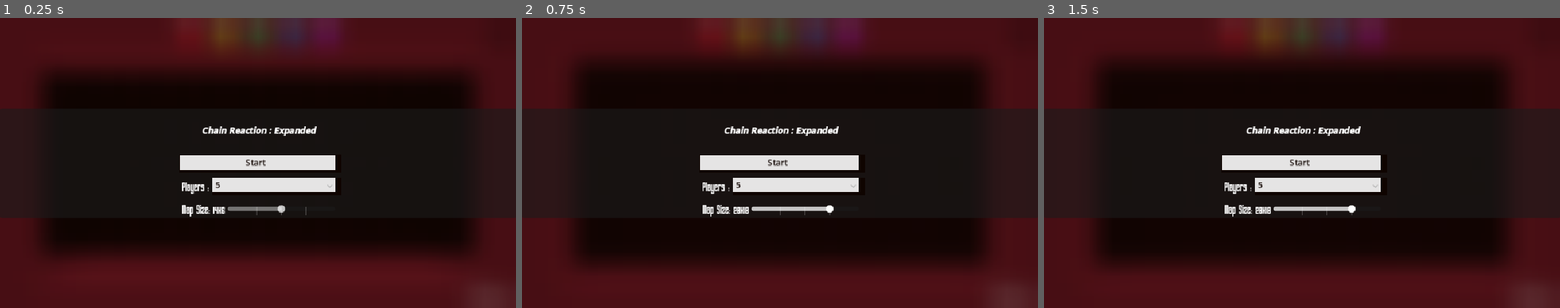
Above: before the commit, frames 1-3 (left to right).
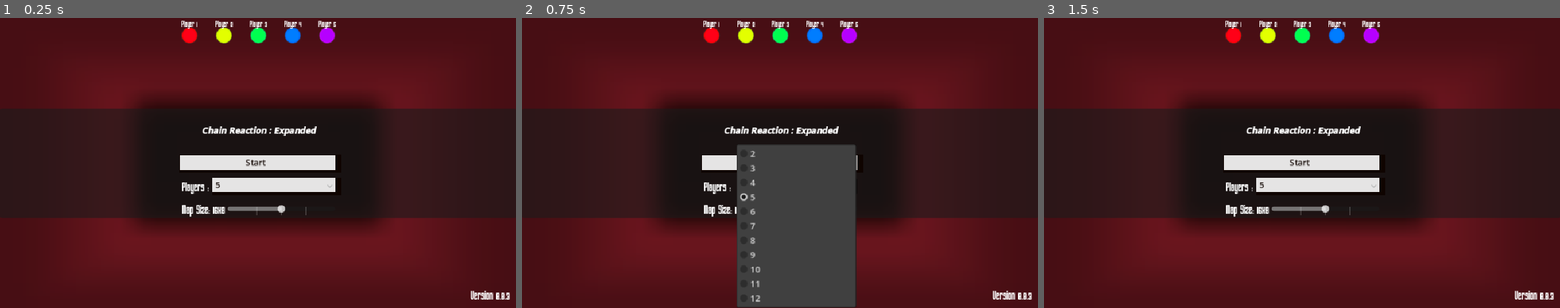
Above: after the commit, the same moments.

Repository: Meansofa/GodotPresets
Game: Godot game, scene res://main.tscn
The game is run twice, just before and just after one commit, with the same random seed, the same clock (stepped at 60 frames per second) and the same inputs. The engine's default icon, where the game draws it, is replaced by a stand-in: a white triangle on a blue panel in a dark square. Sound files missing from this copy of the repository are replaced by a short silence.
Inputs (mouse positions are in pixels of both pictures, inside the frame that each line leads up to; where the layout moved, square brackets give the same spot in the first picture):
- Up to frame 1 (0.25 s): no input
- Up to frame 2 (0.75 s): click (805, 186) [826, 209] at 0.5 s
- Up to frame 3 (1.5 s): click (1105, 70) at 1.27 s

The runs differ from the first frame. In frame 1, 39% of the frame differs, in the area x 7-99%, y 0-100%; in frame 2, 50%, in the area x 9-99%, y 0-100%; in frame 3, 42%.

Commit message:
Bigger Grid!, and on Mainmenu the camera is zoomed out

Diff:
--- a/Scripts/Map.gd
+++ b/Scripts/Map.gd
@@ -133,20 +133,20 @@
 	var additional_rows : int
 	match value:
 		0:
-			additional_columns = 4
-			additional_rows = 2
+			additional_columns = 5
+			additional_rows = 3
 		20:
-			additional_columns = 5
-			additional_rows = 2
+			additional_columns = 6
+			additional_rows = 3
 		40:
-			additional_columns = 7
-			additional_rows = 3
+			additional_columns = 8
+			additional_rows = 4
 		60:
-			additional_columns = 10
-			additional_rows = 5
+			additional_columns = 12
+			additional_rows = 7
 		80:
-			additional_columns = 22
-			additional_rows = 11
+			additional_columns = 24
+			additional_rows = 14
 
 	_generate_grid(additional_columns, additional_rows)
 
--- a/Scripts/zoom_camera.gd
+++ b/Scripts/zoom_camera.gd
@@ -1,5 +1,7 @@
 extends Camera2D
 
+#Check Main MEnu since when on main menu the camera is zoomed out
+var main_menu_zoom : float = 0.5
 
 # Called when the node enters the scene tree for the first time.
 func _ready() -> void:
@@ -12,6 +14,14 @@
 
 
 func _on_h_slider_value_changed(value: float) -> void:
-	zoom.x = 1.0 - value * 0.01
-	zoom.y = 1.0 - value * 0.01
+	zoom.x = (1.0 - value * 0.01)
+	zoom.y = (1.0 - value * 0.01)
+
+	zoom = zoom * main_menu_zoom
 	print(self.name, ">camera zoom: ", zoom)
+
+
+func _on_main_menu_visibility_changed() -> void:
+	if !%MainMenu.visible: #once the main menu is not visible return to natural zoom
+		zoom = zoom * 2
+		print(self.name, ">camera zoom: ", zoom)
--- a/main.tscn
+++ b/main.tscn
@@ -19,6 +19,31 @@
 tile_size = Vector2i(96, 96)
 sources/0 = SubResource("TileSetScenesCollectionSource_qb3a6")
 
+[sub_resource type="GDScript" id="GDScript_u0i5i"]
+resource_name = "LOD"
+script/source = "extends TextureRect
+
+
+# Called when the node enters the scene tree for the first time.
+func _ready() -> void:
+	pass # Replace with function body.
+
+
+# Called every frame. 'delta' is the elapsed time since the previous frame.
+func _process(delta: float) -> void:
+	pass
+
+
+func _on_title_screen_visibility_changed() -> void:
+	self.visible = %MainMenu.visible
+
+func _on_winner_panel_visibility_changed() -> void:
+	self.visible = %WinnerPanel.visible
+
+func _on_change_map_visibility_changed() -> void:
+	self.visible = %ChangeMap.visible
+"
+
 [sub_resource type="GDScript" id="GDScript_ukba4"]
 script/source = "@tool
 extends Control
@@ -38,6 +63,12 @@
 			size = Vector2(height, width)
 		else:
 			size = Vector2(width, height)
+
+func _ready() -> void:
+	GameState.connect(\"restart\", _restart)
+
+func _restart():
+	self.visible = true
 "
 
 [sub_resource type="GDScript" id="GDScript_gh0i5"]
@@ -156,37 +187,6 @@
 "speed": 5.0
 }]
 
-[sub_resource type="GDScript" id="GDScript_fgwkh"]
-resource_name = "Main_Control"
-script/source = "@tool
-extends Control
-"
-
-[sub_resource type="GDScript" id="GDScript_u0i5i"]
-resource_name = "LOD"
-script/source = "extends TextureRect
-
-
-# Called when the node enters the scene tree for the first time.
-func _ready() -> void:
-	pass # Replace with function body.
-
-
-# Called every frame. 'delta' is the elapsed time since the previous frame.
-func _process(delta: float) -> void:
-	pass
-
-
-func _on_title_screen_visibility_changed() -> void:
-	self.visible = %MainMenu.visible
-
-func _on_winner_panel_visibility_changed() -> void:
-	self.visible = %WinnerPanel.visible
-
-func _on_change_map_visibility_changed() -> void:
-	self.visible = %ChangeMap.visible
-"
-
 [sub_resource type="GDScript" id="GDScript_0obg5"]
 resource_name = "TitleScreen"
 script/source = "@tool
@@ -203,7 +203,10 @@
 	self.visible = true
 
 func _toggle_menu():
-	%MainMenu.visible = !%MainMenu.visible
+	#%MainMenu.visible = !%MainMenu.visible
+	#%UI.visible = !%UI.visible
+	%WinnerPanel.visible = false
+	GameState.emit_signal(\"restart\")
 "
 
 [sub_resource type="GDScript" id="GDScript_qpbas"]
@@ -212,13 +215,17 @@
 
 func _input(event: InputEvent) -> void:
 	if Input.is_action_just_pressed(\"ui_accept\") and %MainMenu.visible:
-		_hide_title_screen()
+		emit_signal(\"pressed\")
 
 func _on_pressed() -> void:
 	_hide_title_screen()
+	_hide_UI()
 
 func _hide_title_screen():
 	%MainMenu.visible = false
+
+func _hide_UI():
+	%UI.visible = false
 "
 
 [sub_resource type="GDScript" id="GDScript_jhgu0"]
@@ -434,113 +441,12 @@
 
 [node name="UI Canvas" type="CanvasLayer" parent="."]
 
-[node name="UI" type="Control" parent="UI Canvas"]
-layout_mode = 3
-anchors_preset = 0
-offset_right = 960.0
-offset_bottom = 540.0
-mouse_filter = 2
-theme = ExtResource("5_vutah")
-script = SubResource("GDScript_ukba4")
-width = 960
-height = 540
-metadata/_edit_lock_ = true
-
-[node name="Player_Display" type="AspectRatioContainer" parent="UI Canvas/UI" node_paths=PackedStringArray("row_1", "row_2")]
-layout_mode = 1
-anchors_preset = 15
-anchor_right = 1.0
-anchor_bottom = 1.0
-grow_horizontal = 2
-grow_vertical = 2
-mouse_filter = 2
-script = SubResource("GDScript_gh0i5")
-player1_scene = ExtResource("6_5gkat")
-row_1 = NodePath("VBoxContainer/Row1")
-row_2 = NodePath("VBoxContainer/Row2")
-metadata/_edit_lock_ = true
-
-[node name="VBoxContainer" type="VBoxContainer" parent="UI Canvas/UI/Player_Display"]
-layout_mode = 2
-mouse_filter = 2
-theme_override_constants/separation = 120
-metadata/_edit_lock_ = true
-
-[node name="Row1" type="HBoxContainer" parent="UI Canvas/UI/Player_Display/VBoxContainer"]
-layout_mode = 2
-size_flags_horizontal = 4
-size_flags_vertical = 0
-theme_override_constants/separation = 0
-alignment = 2
-
-[node name="Row2" type="HBoxContainer" parent="UI Canvas/UI/Player_Display/VBoxContainer"]
-layout_mode = 2
-size_flags_horizontal = 4
-size_flags_vertical = 10
-theme_override_constants/separation = 0
-alignment = 2
-
-[node name="Version" type="RichTextLabel" parent="UI Canvas/UI"]
-layout_mode = 1
-anchors_preset = 3
-anchor_left = 1.0
-anchor_top = 1.0
-anchor_right = 1.0
-anchor_bottom = 1.0
-offset_left = -85.0
-offset_top = -40.0
-grow_horizontal = 0
-grow_vertical = 0
-bbcode_enabled = true
-text = "Version 0.0.0"
-fit_content = true
-autowrap_mode = 0
-
-[node name="RestartButton" type="Button" parent="UI Canvas/UI" groups=["Buttons"]]
-layout_mode = 1
-anchors_preset = 1
-anchor_left = 1.0
-anchor_right = 1.0
-offset_left = -48.0
-offset_top = 12.0
-offset_right = 468.0
-offset_bottom = 528.0
-grow_horizontal = 0
-scale = Vector2(0.07, 0.07)
-mouse_default_cursor_shape = 2
-theme_override_styles/normal = SubResource("StyleBoxEmpty_1o46k")
-icon = ExtResource("7_v0cpn")
-expand_icon = true
-script = SubResource("GDScript_s8lf3")
-
-[node name="MuteButton" type="Button" parent="UI Canvas/UI" node_paths=PackedStringArray("mute_icon") groups=["Buttons"]]
-layout_mode = 1
-anchors_preset = 1
-anchor_left = 1.0
-anchor_right = 1.0
-offset_left = -59.9999
-offset_top = 63.0
-offset_right = 150.0
-offset_bottom = 227.0
-grow_horizontal = 0
-scale = Vector2(0.3, 0.3)
-focus_mode = 0
-mouse_default_cursor_shape = 2
-theme_override_styles/normal = SubResource("StyleBoxEmpty_tj6g6")
-script = SubResource("GDScript_bdb2u")
-mute_icon = NodePath("mute_icon")
-
-[node name="mute_icon" type="AnimatedSprite2D" parent="UI Canvas/UI/MuteButton"]
-sprite_frames = SubResource("SpriteFrames_5d341")
-centered = false
-
 [node name="Main_Control" type="Control" parent="UI Canvas"]
 layout_mode = 3
 anchors_preset = 0
 offset_right = 960.0
 offset_bottom = 540.0
 mouse_filter = 2
-script = SubResource("GDScript_fgwkh")
 metadata/_edit_lock_ = true
 
 [node name="LOD" type="TextureRect" parent="UI Canvas/Main_Control"]
@@ -555,6 +461,115 @@
 texture = ExtResource("11_gi1ht")
 script = SubResource("GDScript_u0i5i")
 metadata/_edit_lock_ = true
+
+[node name="UI" type="Control" parent="UI Canvas/Main_Control"]
+unique_name_in_owner = true
+layout_mode = 3
+anchors_preset = 0
+offset_right = 960.0
+offset_bottom = 540.0
+mouse_filter = 2
+theme = ExtResource("5_vutah")
+script = SubResource("GDScript_ukba4")
+width = 960
+height = 540
+metadata/_edit_lock_ = true
+
+[node name="Player_Display" type="AspectRatioContainer" parent="UI Canvas/Main_Control/UI" node_paths=PackedStringArray("row_1", "row_2")]
+layout_mode = 1
+anchors_preset = 15
+anchor_right = 1.0
+anchor_bottom = 1.0
+grow_horizontal = 2
+grow_vertical = 2
+mouse_filter = 2
+script = SubResource("GDScript_gh0i5")
+player1_scene = ExtResource("6_5gkat")
+row_1 = NodePath("VBoxContainer/Row1")
+row_2 = NodePath("VBoxContainer/Row2")
+metadata/_edit_lock_ = true
+
+[node name="VBoxContainer" type="VBoxContainer" parent="UI Canvas/Main_Control/UI/Player_Display"]
+layout_mode = 2
+mouse_filter = 2
+theme_override_constants/separation = 120
+metadata/_edit_lock_ = true
+
+[node name="Row1" type="HBoxContainer" parent="UI Canvas/Main_Control/UI/Player_Display/VBoxContainer"]
+layout_mode = 2
+size_flags_horizontal = 4
+size_flags_vertical = 0
+mouse_filter = 2
+theme_override_constants/separation = 0
+alignment = 2
+
+[node name="Row2" type="HBoxContainer" parent="UI Canvas/Main_Control/UI/Player_Display/VBoxContainer"]
+layout_mode = 2
+size_flags_horizontal = 4
+size_flags_vertical = 10
+mouse_filter = 2
+theme_override_constants/separation = 0
+alignment = 2
+
+[node name="Version" type="RichTextLabel" parent="UI Canvas/Main_Control/UI"]
+layout_mode = 1
+anchors_preset = 3
+anchor_left = 1.0
+anchor_top = 1.0
+anchor_right = 1.0
+anchor_bottom = 1.0
+offset_left = -85.0
+offset_top = -40.0
+grow_horizontal = 0
+grow_vertical = 0
+bbcode_enabled = true
+text = "Version 0.0.3"
+fit_content = true
+autowrap_mode = 0
+
+[node name="RestartButton" type="Button" parent="UI Canvas/Main_Control/UI" groups=["Buttons"]]
+visible = false
+layout_mode = 1
+anchors_preset = 1
+anchor_left = 1.0
+anchor_right = 1.0
+offset_left = -48.0
+offset_top = 12.0
+offset_right = 468.0
+offset_bottom = 528.0
+grow_horizontal = 0
+scale = Vector2(0.07, 0.07)
+mouse_filter = 2
+mouse_default_cursor_shape = 2
+theme_override_styles/normal = SubResource("StyleBoxEmpty_1o46k")
+disabled = true
+icon = ExtResource("7_v0cpn")
+expand_icon = true
+script = SubResource("GDScript_s8lf3")
+
+[node name="MuteButton" type="Button" parent="UI Canvas/Main_Control/UI" node_paths=PackedStringArray("mute_icon") groups=["Buttons"]]
+layout_mode = 1
+anchors_preset = 1
+anchor_left = 1.0
+anchor_right = 1.0
+offset_left = -59.9999
+offset_top = 63.0
+offset_right = 150.0
+offset_bottom = 227.0
+grow_horizontal = 0
+scale = Vector2(0.3, 0.3)
+focus_mode = 0
+mouse_filter = 2
+mouse_default_cursor_shape = 2
+theme_override_styles/normal = SubResource("StyleBoxEmpty_tj6g6")
+disabled = true
+flat = true
+script = SubResource("GDScript_bdb2u")
+mute_icon = NodePath("mute_icon")
+
+[node name="mute_icon" type="AnimatedSprite2D" parent="UI Canvas/Main_Control/UI/MuteButton"]
+sprite_frames = SubResource("SpriteFrames_5d341")
+centered = false
 
 [node name="MainMenu" type="Control" parent="UI Canvas/Main_Control"]
 unique_name_in_owner = true
@@ -737,42 +752,43 @@
 script = SubResource("GDScript_efxa6")
 
 [connection signal="pressed" from="SpawnersLayer/Cell_spawner" to="SpawnersLayer/Cell_spawner" method="_on_pressed"]
-[connection signal="pressed" from="SpawnersLayer/@Button@43537" to="SpawnersLayer/@Button@43537" method="_on_pressed"]
-[connection signal="pressed" from="SpawnersLayer/@Button@43538" to="SpawnersLayer/@Button@43538" method="_on_pressed"]
-[connection signal="pressed" from="SpawnersLayer/@Button@43539" to="SpawnersLayer/@Button@43539" method="_on_pressed"]
-[connection signal="pressed" from="SpawnersLayer/@Button@43540" to="SpawnersLayer/@Button@43540" method="_on_pressed"]
-[connection signal="pressed" from="SpawnersLayer/@Button@43541" to="SpawnersLayer/@Button@43541" method="_on_pressed"]
-[connection signal="pressed" from="SpawnersLayer/@Button@43542" to="SpawnersLayer/@Button@43542" method="_on_pressed"]
-[connection signal="pressed" from="SpawnersLayer/@Button@43543" to="SpawnersLayer/@Button@43543" method="_on_pressed"]
-[connection signal="pressed" from="SpawnersLayer/@Button@43544" to="SpawnersLayer/@Button@43544" method="_on_pressed"]
-[connection signal="pressed" from="SpawnersLayer/@Button@43545" to="SpawnersLayer/@Button@43545" method="_on_pressed"]
-[connection signal="pressed" from="SpawnersLayer/@Button@43546" to="SpawnersLayer/@Button@43546" method="_on_pressed"]
-[connection signal="pressed" from="SpawnersLayer/@Button@43547" to="SpawnersLayer/@Button@43547" method="_on_pressed"]
-[connection signal="pressed" from="SpawnersLayer/@Button@43548" to="SpawnersLayer/@Button@43548" method="_on_pressed"]
-[connection signal="pressed" from="SpawnersLayer/@Button@43549" to="SpawnersLayer/@Button@43549" method="_on_pressed"]
-[connection signal="pressed" from="SpawnersLayer/@Button@43550" to="SpawnersLayer/@Button@43550" method="_on_pressed"]
-[connection signal="pressed" from="SpawnersLayer/@Button@43551" to="SpawnersLayer/@Button@43551" method="_on_pressed"]
-[connection signal="pressed" from="SpawnersLayer/@Button@43552" to="SpawnersLayer/@Button@43552" method="_on_pressed"]
-[connection signal="pressed" from="SpawnersLayer/@Button@43553" to="SpawnersLayer/@Button@43553" method="_on_pressed"]
-[connection signal="pressed" from="SpawnersLayer/@Button@43554" to="SpawnersLayer/@Button@43554" method="_on_pressed"]
-[connection signal="pressed" from="SpawnersLayer/@Button@43555" to="SpawnersLayer/@Button@43555" method="_on_pressed"]
-[connection signal="pressed" from="SpawnersLayer/@Button@43556" to="SpawnersLayer/@Button@43556" method="_on_pressed"]
-[connection signal="pressed" from="SpawnersLayer/@Button@43557" to="SpawnersLayer/@Button@43557" method="_on_pressed"]
-[connection signal="pressed" from="SpawnersLayer/@Button@43558" to="SpawnersLayer/@Button@43558" method="_on_pressed"]
-[connection signal="pressed" from="SpawnersLayer/@Button@43559" to="SpawnersLayer/@Button@43559" method="_on_pressed"]
-[connection signal="pressed" from="SpawnersLayer/@Button@43560" to="SpawnersLayer/@Button@43560" method="_on_pressed"]
-[connection signal="pressed" from="SpawnersLayer/@Button@43561" to="SpawnersLayer/@Button@43561" method="_on_pressed"]
-[connection signal="pressed" from="SpawnersLayer/@Button@43562" to="SpawnersLayer/@Button@43562" method="_on_pressed"]
-[connection signal="pressed" from="SpawnersLayer/@Button@43563" to="SpawnersLayer/@Button@43563" method="_on_pressed"]
-[connection signal="pressed" from="SpawnersLayer/@Button@43564" to="SpawnersLayer/@Button@43564" method="_on_pressed"]
-[connection signal="pressed" from="SpawnersLayer/@Button@43565" to="SpawnersLayer/@Button@43565" method="_on_pressed"]
-[connection signal="pressed" from="SpawnersLayer/@Button@43566" to="SpawnersLayer/@Button@43566" method="_on_pressed"]
-[connection signal="pressed" from="SpawnersLayer/@Button@43567" to="SpawnersLayer/@Button@43567" method="_on_pressed"]
-[connection signal="pressed" from="UI Canvas/UI/RestartButton" to="UI Canvas/UI/RestartButton" method="_on_pressed"]
-[connection signal="pressed" from="UI Canvas/UI/MuteButton" to="UI Canvas/UI/MuteButton" method="_on_pressed"]
+[connection signal="pressed" from="SpawnersLayer/@Button@22059" to="SpawnersLayer/@Button@22059" method="_on_pressed"]
+[connection signal="pressed" from="SpawnersLayer/@Button@22060" to="SpawnersLayer/@Button@22060" method="_on_pressed"]
+[connection signal="pressed" from="SpawnersLayer/@Button@22061" to="SpawnersLayer/@Button@22061" method="_on_pressed"]
+[connection signal="pressed" from="SpawnersLayer/@Button@22062" to="SpawnersLayer/@Button@22062" method="_on_pressed"]
+[connection signal="pressed" from="SpawnersLayer/@Button@22063" to="SpawnersLayer/@Button@22063" method="_on_pressed"]
+[connection signal="pressed" from="SpawnersLayer/@Button@22064" to="SpawnersLayer/@Button@22064" method="_on_pressed"]
+[connection signal="pressed" from="SpawnersLayer/@Button@22065" to="SpawnersLayer/@Button@22065" method="_on_pressed"]
+[connection signal="pressed" from="SpawnersLayer/@Button@22066" to="SpawnersLayer/@Button@22066" method="_on_pressed"]
+[connection signal="pressed" from="SpawnersLayer/@Button@22067" to="SpawnersLayer/@Button@22067" method="_on_pressed"]
+[connection signal="pressed" from="SpawnersLayer/@Button@22068" to="SpawnersLayer/@Button@22068" method="_on_pressed"]
+[connection signal="pressed" from="SpawnersLayer/@Button@22069" to="SpawnersLayer/@Button@22069" method="_on_pressed"]
+[connection signal="pressed" from="SpawnersLayer/@Button@22070" to="SpawnersLayer/@Button@22070" method="_on_pressed"]
+[connection signal="pressed" from="SpawnersLayer/@Button@22071" to="SpawnersLayer/@Button@22071" method="_on_pressed"]
+[connection signal="pressed" from="SpawnersLayer/@Button@22072" to="SpawnersLayer/@Button@22072" method="_on_pressed"]
+[connection signal="pressed" from="SpawnersLayer/@Button@22073" to="SpawnersLayer/@Button@22073" method="_on_pressed"]
+[connection signal="pressed" from="SpawnersLayer/@Button@22074" to="SpawnersLayer/@Button@22074" method="_on_pressed"]
+[connection signal="pressed" from="SpawnersLayer/@Button@22075" to="SpawnersLayer/@Button@22075" method="_on_pressed"]
+[connection signal="pressed" from="SpawnersLayer/@Button@22076" to="SpawnersLayer/@Button@22076" method="_on_pressed"]
+[connection signal="pressed" from="SpawnersLayer/@Button@22077" to="SpawnersLayer/@Button@22077" method="_on_pressed"]
+[connection signal="pressed" from="SpawnersLayer/@Button@22078" to="SpawnersLayer/@Button@22078" method="_on_pressed"]
+[connection signal="pressed" from="SpawnersLayer/@Button@22079" to="SpawnersLayer/@Button@22079" method="_on_pressed"]
+[connection signal="pressed" from="SpawnersLayer/@Button@22080" to="SpawnersLayer/@Button@22080" method="_on_pressed"]
+[connection signal="pressed" from="SpawnersLayer/@Button@22081" to="SpawnersLayer/@Button@22081" method="_on_pressed"]
+[connection signal="pressed" from="SpawnersLayer/@Button@22082" to="SpawnersLayer/@Button@22082" method="_on_pressed"]
+[connection signal="pressed" from="SpawnersLayer/@Button@22083" to="SpawnersLayer/@Button@22083" method="_on_pressed"]
+[connection signal="pressed" from="SpawnersLayer/@Button@22084" to="SpawnersLayer/@Button@22084" method="_on_pressed"]
+[connection signal="pressed" from="SpawnersLayer/@Button@22085" to="SpawnersLayer/@Button@22085" method="_on_pressed"]
+[connection signal="pressed" from="SpawnersLayer/@Button@22086" to="SpawnersLayer/@Button@22086" method="_on_pressed"]
+[connection signal="pressed" from="SpawnersLayer/@Button@22087" to="SpawnersLayer/@Button@22087" method="_on_pressed"]
+[connection signal="pressed" from="SpawnersLayer/@Button@22088" to="SpawnersLayer/@Button@22088" method="_on_pressed"]
+[connection signal="pressed" from="SpawnersLayer/@Button@22089" to="SpawnersLayer/@Button@22089" method="_on_pressed"]
+[connection signal="pressed" from="UI Canvas/Main_Control/UI/RestartButton" to="UI Canvas/Main_Control/UI/RestartButton" method="_on_pressed"]
+[connection signal="pressed" from="UI Canvas/Main_Control/UI/MuteButton" to="UI Canvas/Main_Control/UI/MuteButton" method="_on_pressed"]
+[connection signal="visibility_changed" from="UI Canvas/Main_Control/MainMenu" to="ZoomCamera" method="_on_main_menu_visibility_changed"]
 [connection signal="visibility_changed" from="UI Canvas/Main_Control/MainMenu" to="UI Canvas/Main_Control/LOD" method="_on_title_screen_visibility_changed"]
 [connection signal="pressed" from="UI Canvas/Main_Control/MainMenu/PanelContainer/CenterContainer/VBoxContainer/Start" to="UI Canvas/Main_Control/MainMenu/PanelContainer/CenterContainer/VBoxContainer/Start" method="_on_pressed"]
-[connection signal="item_selected" from="UI Canvas/Main_Control/MainMenu/PanelContainer/CenterContainer/VBoxContainer/Player_Count/Amount" to="UI Canvas/UI/Player_Display" method="_on_option_button_item_selected"]
+[connection signal="item_selected" from="UI Canvas/Main_Control/MainMenu/PanelContainer/CenterContainer/VBoxContainer/Player_Count/Amount" to="UI Canvas/Main_Control/UI/Player_Display" method="_on_option_button_item_selected"]
 [connection signal="value_changed" from="UI Canvas/Main_Control/MainMenu/PanelContainer/CenterContainer/VBoxContainer/Map Change/MapSize" to="SpawnersLayer" method="_on_map_size_value_changed"]
 [connection signal="value_changed" from="UI Canvas/Main_Control/MainMenu/PanelContainer/CenterContainer/VBoxContainer/Map Change/MapSize" to="ZoomCamera" method="_on_h_slider_value_changed"]
 [connection signal="visibility_changed" from="UI Canvas/Main_Control/WinnerPanel" to="UI Canvas/Main_Control/LOD" method="_on_winner_panel_visibility_changed"]
Not shown, changed: export_presets.cfg
Not shown: 1 places in main.tscn that only renumber resources
